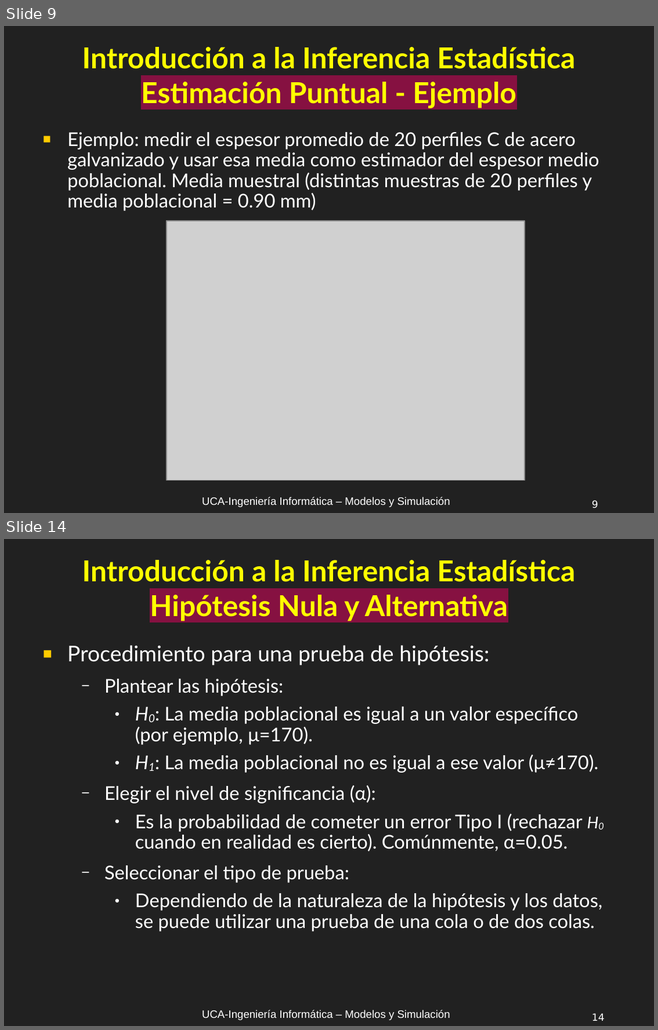
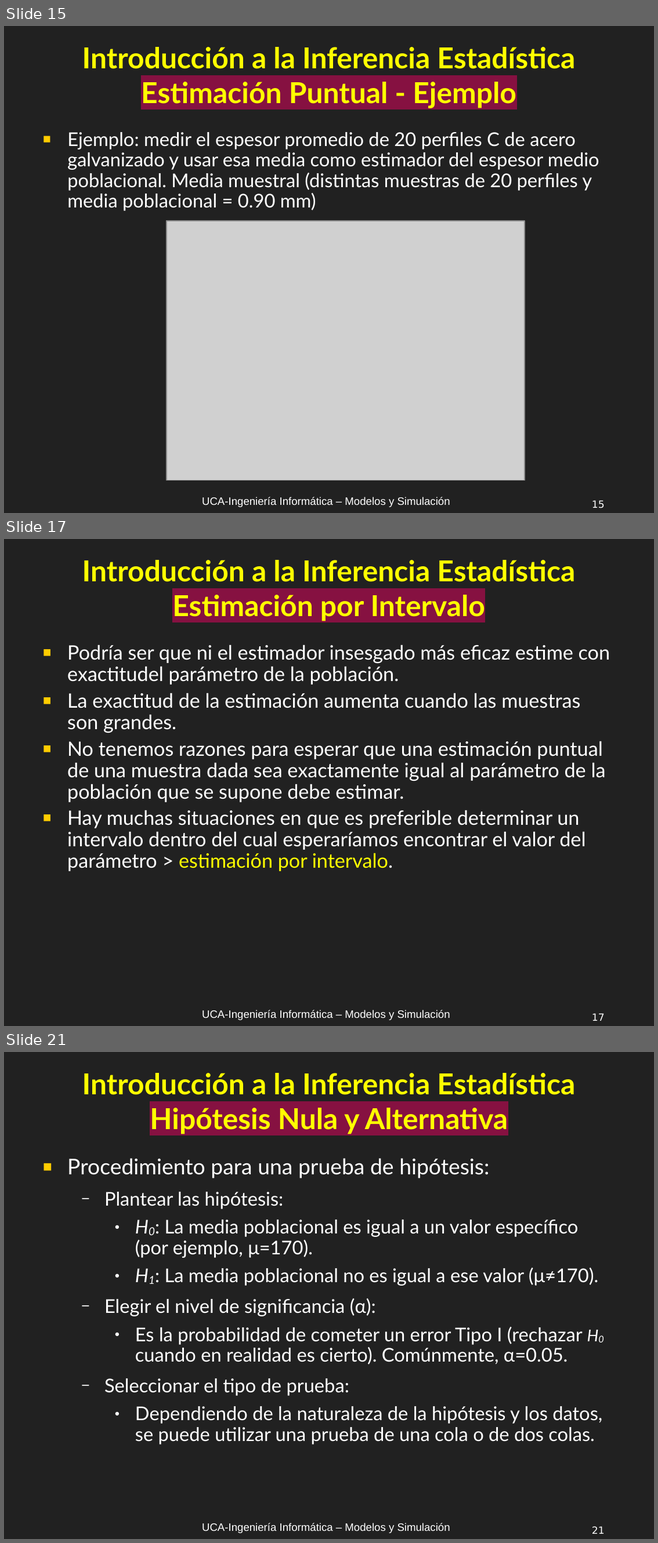
Before and after one commit to UCA-Facultad-de-Ingenieria-Clases-2025/MyS, a slide deck: Clases/MyS_C1A_Introducción_Inferencia_Estadística_R1.odp. Shown one above the other, each under a label of ours: slides 9 and 14 before the commit, slides 15, 17 and 21 after it; the slides between them are not shown. The pictures are 658x1030 and 658x1543 pixels, drawn with LibreOffice and Linux fonts; fonts in the diff are those of the drawing; grey boxes stand for pictures. Boxes give left, top, right and bottom in pixels: in the first picture for what was removed or moved away, otherwise in the second. Text is boxed around its words. In the diff, an @@ line names an element or a change of style, - is before the commit and + after.

```diff
--- a/Clases/MyS_C1A_Introducción_Inferencia_Estadística_R1.odp
+++ b/Clases/MyS_C1A_Introducción_Inferencia_Estadística_R1.odp
@@ slide 17 added at (4,539,654,1026), background #212121; not listed: 2 template elements that a slide beside it also shows @@
@@ title added at (82,560,575,622), 32 pt, text #FFFF00, bold @@
+Introducción a la Inferencia Estadística
+Estimación por Intervalo
@@ text added at (67,645,610,871), 22 pt, text #FFFFFF @@
+■ Podría ser que ni el estimador insesgado más eficaz estime con exactitudel parámetro de la población.
+■ La exactitud de la estimación aumenta cuando las muestras son grandes.
+■ No tenemos razones para esperar que una estimación puntual de una muestra dada sea exactamente igual al parámetro de la población que se supone debe estimar.
+■ Hay muchas situaciones en que es preferible determinar un intervalo dentro del cual esperaríamos encontrar el valor del parámetro > estimación por intervalo.
@@ what was slide 9 is now slide 15 @@
@@ page number at (592,500,604,509): text changed @@
-9
+15
@@ what was slide 14 is now slide 21 @@
@@ page number at (592,1526,604,1534): text changed @@
-14
+21
```
Also in this commit, not shown: 6 slides changed, 21 other slides added, 1 other file.
